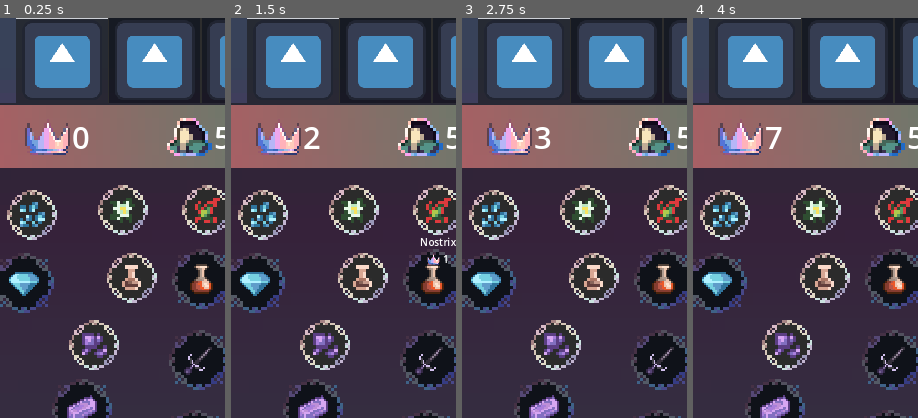
Above: before the commit, frames 1-4 (left to right).
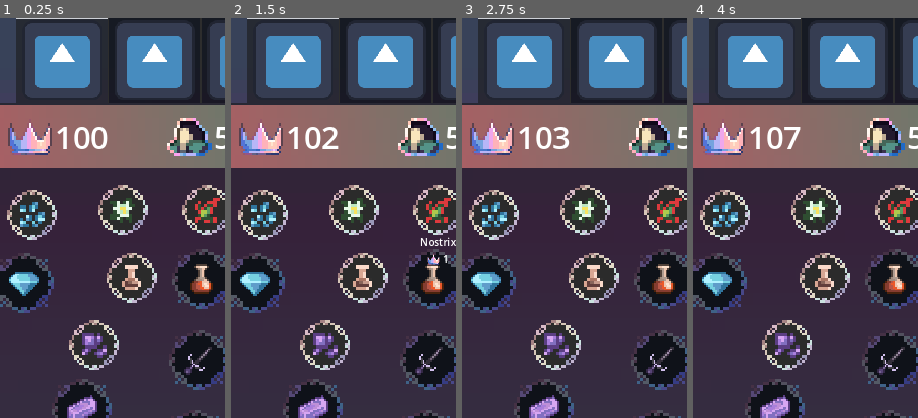
Above: after the commit, the same moments.

Repository: alexg-lviv/Mori-Bazius-Frontend
Game: Godot game, scene res://src/scenes/Main.tscn
Same seed, same stepped clock (60 frames per second), same inputs: the game is played once before the commit and once after it. The engine's default icon, where the game draws it, is replaced by a stand-in: a white triangle on a blue panel in a dark square.
Inputs (mouse positions are % of the whole screen's width and height, from its top left):
- Up to frame 1 (0.25 s): no input
- Up to frame 2 (1.5 s): click (33, 24) at 0.5 s; click (51, 24) at 1.25 s
- Up to frame 3 (2.75 s): click (69, 24) at 2 s
- Up to frame 4 (4 s): click (35, 32) at 2.75 s; click (70, 33) at 3.5 s
The pictures show only the part of the screen within x 5-55%, y 0-50%; the shares and areas given below are measured in that part.

The runs differ from the first frame. In frame 1, 2.0% of the frame differs, in the area x 3-48%, y 26-35%; in frame 2, 2.0%; in frame 3, 2.0%; in frame 4, 2.0%.

Commit message:
Add basic prototype

Diff:
--- a/src/src/scenes/Monsters.tscn
+++ b/src/src/scenes/Monsters.tscn
@@ -1,4 +1,6 @@
-[gd_scene format=3 uid="uid://c35tuwngjom8j"]
+[gd_scene load_steps=2 format=3 uid="uid://c35tuwngjom8j"]
+
+[ext_resource type="PackedScene" uid="uid://cy66ntjihexbe" path="res://src/scenes/buttons/Monster.tscn" id="1_cuh5e"]
 
 [node name="Monsters" type="Control"]
 layout_mode = 3
@@ -7,3 +9,24 @@
 anchor_bottom = 1.0
 grow_horizontal = 2
 grow_vertical = 2
+
+[node name="Bruxa" parent="." instance=ExtResource("1_cuh5e")]
+offset_left = 270.0
+offset_top = 279.0
+offset_right = 270.0
+offset_bottom = 279.0
+monster_name = "bruxa"
+
+[node name="Kikimora" parent="." instance=ExtResource("1_cuh5e")]
+offset_left = 245.0
+offset_top = 716.0
+offset_right = 245.0
+offset_bottom = 716.0
+monster_name = "kikimora"
+
+[node name="Wyvern" parent="." instance=ExtResource("1_cuh5e")]
+offset_left = 256.0
+offset_top = 1085.0
+offset_right = 256.0
+offset_bottom = 1085.0
+monster_name = "wyvern"
--- a/src/src/scenes/UI/HUD.gd
+++ b/src/src/scenes/UI/HUD.gd
@@ -13,5 +13,5 @@
 
 func _set_labels():
 	_power_label.text = str(Items.power)
-	_hunters_label.text = str(Items.qty['hunter'])
-	_masters_label.text = str(Items.qty['master'])
+	_hunters_label.text = str(Items.hunters['hunter'])
+	_masters_label.text = str(Items.hunters['master'])
--- a/src/src/scenes/buttons/Craftable.gd
+++ b/src/src/scenes/buttons/Craftable.gd
@@ -25,7 +25,10 @@
 func validate():
 	var is_valid = true
 	for item in _requirements.keys():
-		if Items.qty[item] < _requirements[item]:
+		var dict = Items.qty
+		if item == "hunter":
+			dict = Items.hunters
+		if dict[item] < _requirements[item]:
 			is_valid = false
 	disabled = not is_valid
 
--- /dev/null
+++ b/src/src/scenes/buttons/Monster.gd
@@ -0,0 +1,43 @@
+extends Control
+
+
+@export var monster_name: String:
+	set(value):
+		if not value.is_empty():
+			monster_name = value
+			get_node("Monster/TextureRect").set_texture(Items.monsters[monster_name]["sprite"])
+			_hunter_p = Items.monsters[monster_name]["hunter_p"]
+			_master_p = Items.monsters[monster_name]["master_p"]
+			_exp = Items.monsters[monster_name]["exp"]
+
+
+var _hunter_p: float
+var _master_p: float
+var _exp: int
+
+@onready var _hunter = get_node("Hunter") as TextureButton
+@onready var _master = get_node("Master") as TextureButton
+@onready var _logs = get_node("Monster/Label") as Label
+@onready var _timer = get_node("Timer") as Timer
+
+
+func _ready():
+	Events.update_qty.connect(_validate)
+
+func _validate(_item: String, _qty_delta: int):
+	_hunter.disabled = true if Items.hunters["hunter"] == 0 else false
+	_master.disabled = true if Items.hunters["master"] == 0 else false
+
+func _on_hunter_pressed():
+	if randf_range(0, 1) <= _hunter_p:
+		_logs.text += "Hunter died fighting " + monster_name
+		Events.emit_signal("update_qty", "hunter", -1)
+	else:
+		Events.emit_signal("update_exp", _exp)
+
+func _on_master_pressed():
+	if randf_range(0, 1) <= _master_p:
+		_logs.text += "Master died fighting " + monster_name
+		Events.emit_signal("update_qty", "master", -1)
+	else:
+		Events.emit_signal("update_exp", _exp)
--- /dev/null
+++ b/src/src/scenes/buttons/Monster.tscn
@@ -0,0 +1,99 @@
+[gd_scene load_steps=7 format=3 uid="uid://cy66ntjihexbe"]
+
+[ext_resource type="Texture2D" uid="uid://cxbon3jki6a5w" path="res://art/UI/buttons/square_butt_1.png" id="1_1jsuk"]
+[ext_resource type="Script" path="res://src/scenes/buttons/Monster.gd" id="1_bpwp6"]
+[ext_resource type="Texture2D" uid="uid://efckgpexei66" path="res://art/monsters/wyvern.png" id="2_owrg1"]
+[ext_resource type="Texture2D" uid="uid://cb7p158quxk2u" path="res://art/UI/buttons/square_butt_2.png" id="4_rnf2b"]
+[ext_resource type="Texture2D" uid="uid://cvt5lxh7gsdcv" path="res://art/hunters/hunter.png" id="5_087na"]
+[ext_resource type="Texture2D" uid="uid://fiaxoj0cxibc" path="res://art/hunters/master.png" id="6_atth1"]
+
+[node name="Monster" type="Control"]
+layout_mode = 3
+anchors_preset = 0
+script = ExtResource("1_bpwp6")
+
+[node name="Monster" type="TextureButton" parent="."]
+custom_minimum_size = Vector2(160, 160)
+layout_mode = 0
+offset_right = 40.0
+offset_bottom = 40.0
+texture_normal = ExtResource("1_1jsuk")
+stretch_mode = 5
+
+[node name="TextureRect" type="TextureRect" parent="Monster"]
+layout_mode = 1
+anchors_preset = -1
+anchor_right = 1.0
+anchor_bottom = 1.0
+offset_left = 25.0
+offset_top = 25.0
+offset_right = -25.0
+offset_bottom = -25.0
+grow_horizontal = 2
+grow_vertical = 2
+texture = ExtResource("2_owrg1")
+
+[node name="Label" type="Label" parent="Monster"]
+layout_mode = 1
+anchors_preset = 12
+anchor_top = 1.0
+anchor_right = 1.0
+anchor_bottom = 1.0
+offset_bottom = 26.0
+grow_horizontal = 2
+grow_vertical = 0
+text = "U ded"
+horizontal_alignment = 1
+
+[node name="Hunter" type="TextureButton" parent="."]
+custom_minimum_size = Vector2(120, 120)
+layout_mode = 0
+offset_left = -70.0
+offset_top = -175.0
+offset_right = 50.0
+offset_bottom = -55.0
+texture_normal = ExtResource("4_rnf2b")
+stretch_mode = 5
+
+[node name="TextureRect" type="TextureRect" parent="Hunter"]
+layout_mode = 1
+anchors_preset = -1
+anchor_right = 1.0
+anchor_bottom = 1.0
+offset_left = 25.0
+offset_top = 25.0
+offset_right = -25.0
+offset_bottom = -25.0
+grow_horizontal = 2
+grow_vertical = 2
+texture = ExtResource("5_087na")
+
+[node name="Master" type="TextureButton" parent="."]
+custom_minimum_size = Vector2(120, 120)
+layout_mode = 0
+offset_left = 109.0
+offset_top = -174.0
+offset_right = 229.0
+offset_bottom = -54.0
+texture_normal = ExtResource("4_rnf2b")
+stretch_mode = 5
+
+[node name="TextureRect" type="TextureRect" parent="Master"]
+layout_mode = 1
+anchors_preset = -1
+anchor_right = 1.0
+anchor_bottom = 1.0
+offset_left = 25.0
+offset_top = 25.0
+offset_right = -25.0
+offset_bottom = -25.0
+grow_horizontal = 2
+grow_vertical = 2
+texture = ExtResource("6_atth1")
+
+[node name="Timer" type="Timer" parent="."]
+wait_time = 5.0
+one_shot = true
+
+[connection signal="pressed" from="Hunter" to="." method="_on_hunter_pressed"]
+[connection signal="pressed" from="Master" to="." method="_on_master_pressed"]
--- a/src/src/singletons/Events.gd
+++ b/src/src/singletons/Events.gd
@@ -9,9 +9,9 @@
 
 signal update_qty(item: String, qty_delta: int)
 
+signal update_exp(exp_delta: int)
+
 signal set_qty()
-
-signal add_hunter(upgrade: int)
 
 signal save()
 
@@ -20,15 +20,22 @@
 
 func _ready():
 	update_qty.connect(_update_qty)
+	update_exp.connect(_update_exp)
 	save.connect(_on_save)
 	pull.connect(_on_pull)
 
 	_POST.request_completed.connect(_on_post_request_completed)
 	_GET.request_completed.connect(_on_get_request_completed)
 
+func _update_exp(exp_delta: int):
+	Items.exp += exp_delta
+	Items.lvl = floori(0.1 * exp_delta + 1)
 
 func _update_qty(item: String, qty_delta: int):
-	Items.qty[item] += qty_delta
+	var dict = Items.qty
+	if item == "hunter" or item == "master":
+		dict = Items.hunters
+	dict[item] += qty_delta
 	Items.power += qty_delta * Items.data[item]["power"]
 
 
--- a/src/src/singletons/Items.gd
+++ b/src/src/singletons/Items.gd
@@ -2,7 +2,9 @@
 
 var player_id: int
 
-var power := 0
+var power: int = 100
+var exp: int = 0
+var lvl: int = 0
 
 
 const data: Dictionary = {
@@ -233,7 +235,9 @@
 
 	"silver_sword": 0,
 	"kingslayers_silver_sword": 0,
-
+}
+
+var hunters: Dictionary = {
 	"hunter": 5,
 	"master": 5,
 }
